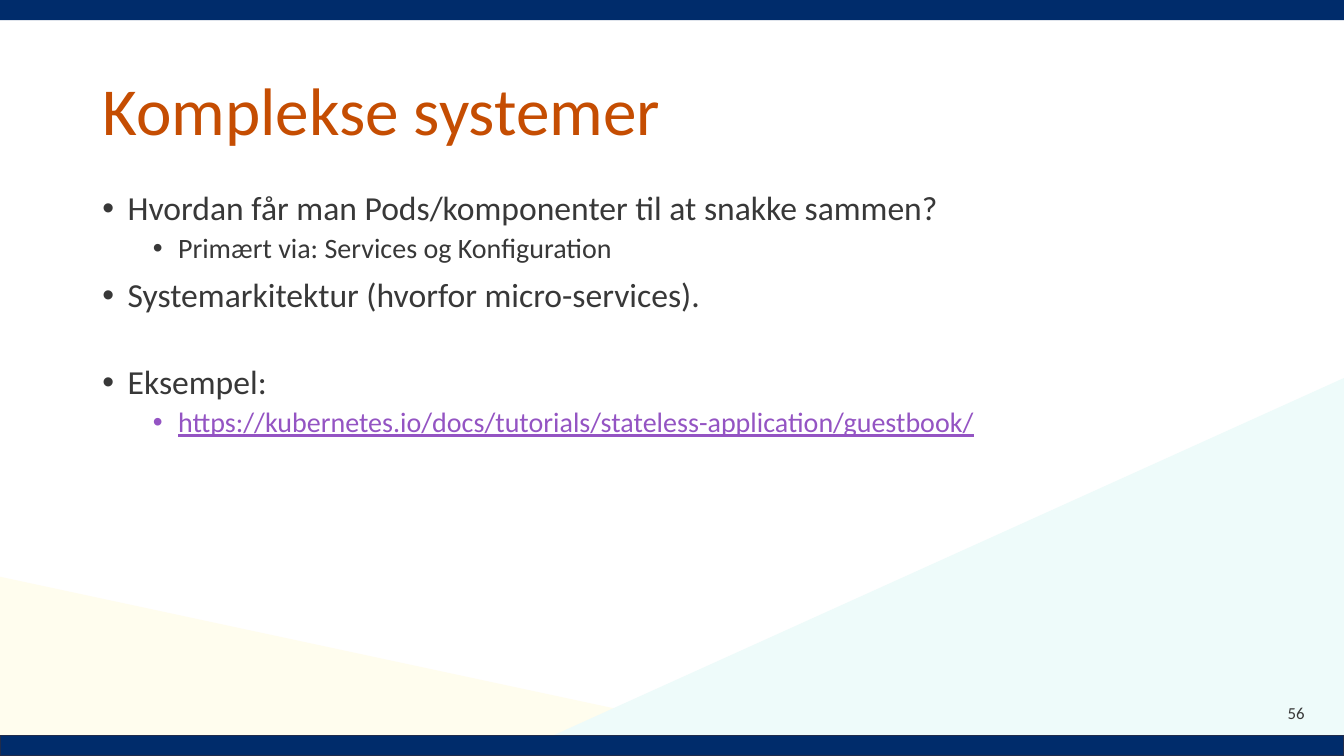
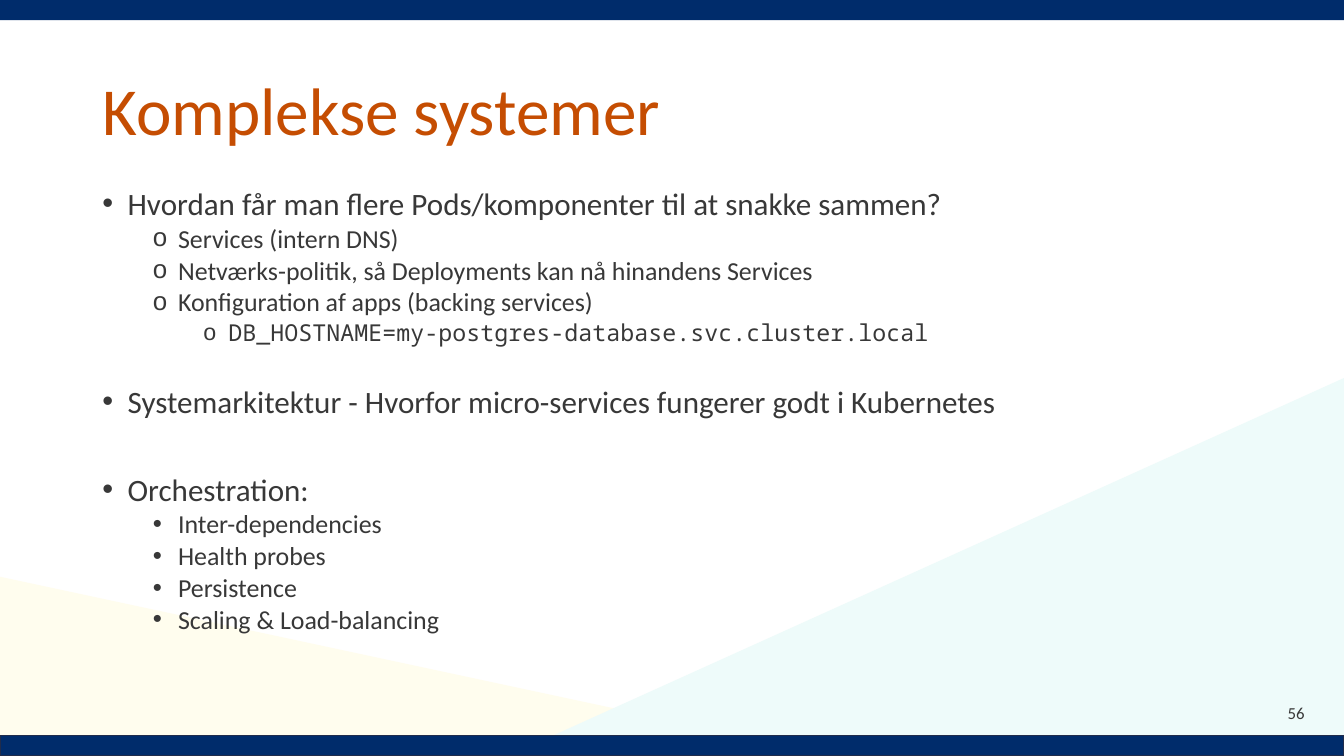
Before and after one commit to Notalib/workshop-kubernetes, a slide deck: slide 56 of Kubernetes_workshop.pptx. Drawn at 1344x756 pixels with LibreOffice and Linux fonts; fonts in the diff are those of the drawing; background and template pictures are left out. Boxes give left, top, right and bottom in pixels: in the first picture for what was removed or moved away, otherwise in the second. Text is boxed around its words. In the diff, an @@ line names an element or a change of style, - is before the commit and + after.

```diff
--- a/Kubernetes_workshop.pptx
+++ b/Kubernetes_workshop.pptx
@@ text at (x1=128, y1=193, x2=995, y2=634): text changed; size 20 to 18.5 pt @@
-• Hvordan får man Pods/komponenter til at snakke sammen?
-  • Primært via: Services og Konfiguration
-• Systemarkitektur (hvorfor micro-services).
-• Eksempel:
-  • https://kubernetes.io/docs/tutorials/stateless-application/guestbook/
+• Hvordan får man flere Pods/komponenter til at snakke sammen?
+  o Services (intern DNS)
+  o Netværks-politik, så Deployments kan nå hinandens Services
+  o Konfiguration af apps (backing services)
+    o DB_HOSTNAME=my-postgres-database.svc.cluster.local
+• Systemarkitektur - Hvorfor micro-services fungerer godt i Kubernetes
+• Orchestration:
+  • Inter-dependencies
+  • Health probes
+  • Persistence
+  • Scaling & Load-balancing
```
Also in this commit, not shown: 13 other slides changed, 6 slides added, 3 slides removed, 10 other files.
